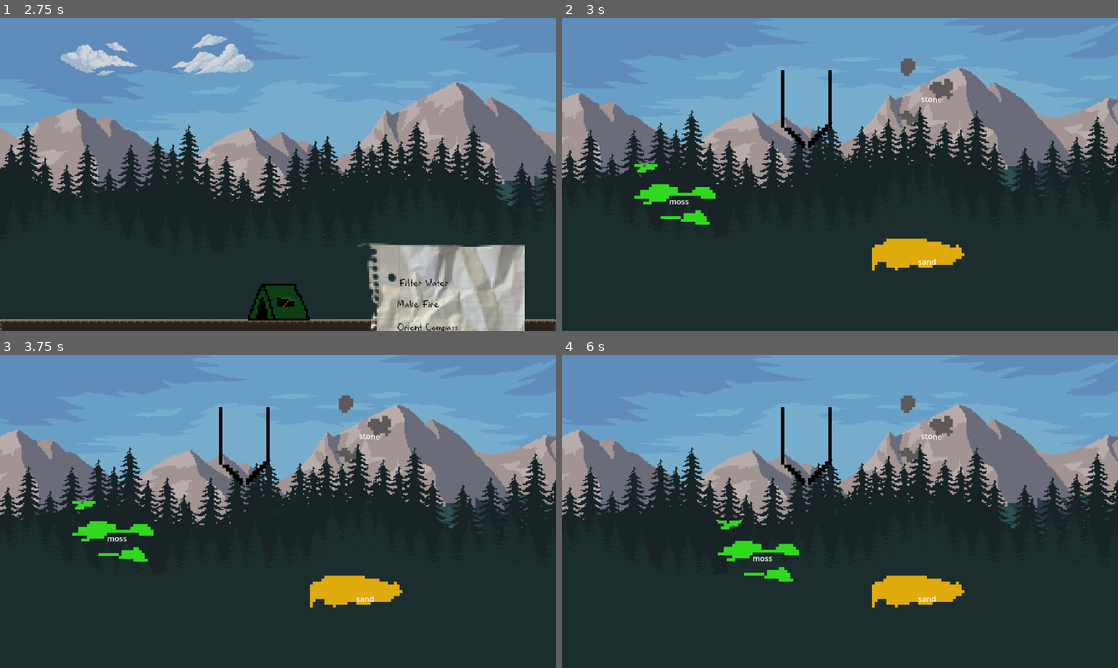
Above: before the commit, frames 1-4 (two rows, left to right).
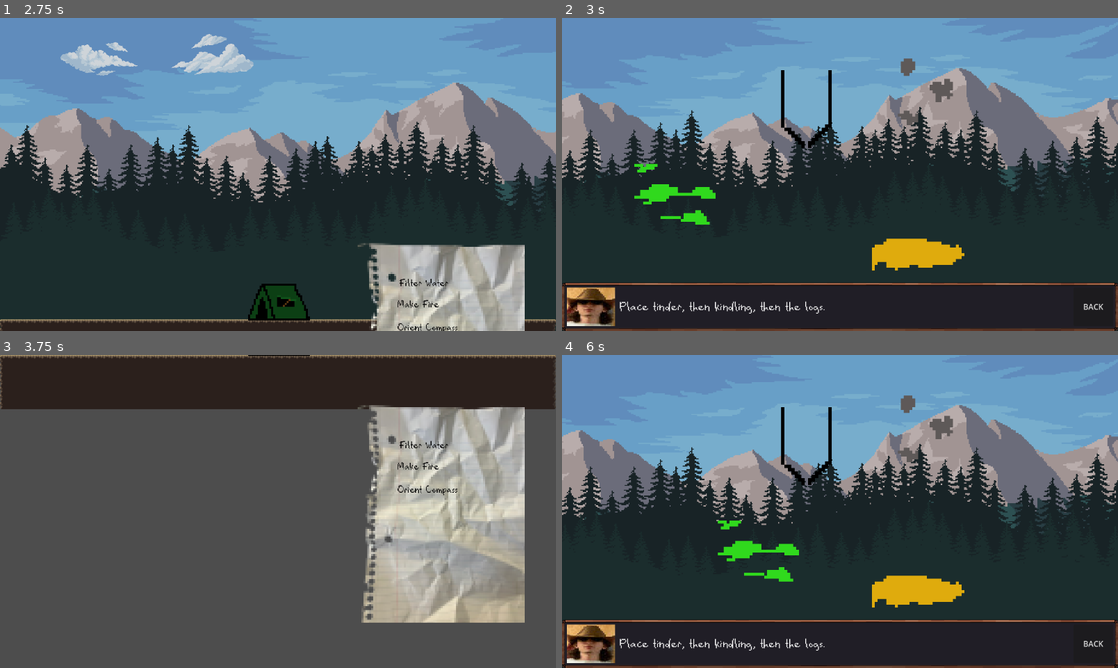
Above: after the commit, the same moments.

Repository: BenjaminWootten/Henhacks-2024
Game: Godot game, scene res://assets/UI/MainMenu.tscn
The game is run twice, just before and just after one commit, with the same random seed, the same clock (stepped at 60 frames per second) and the same inputs.
Inputs (mouse positions are in pixels of both pictures, inside the frame that each line leads up to):
- Up to frame 1 (2.75 s): click "Start" at 0.5 s; move the mouse to (400, 158) at 1.27 s; press the mouse at (400, 158) at 1.28 s; hold Right (right) 1.28-2 s; release the mouse at (400, 158) at 2 s; drag from (166, 190) to (250, 237) at 2.02 s
- Up to frame 2 (3 s): click "Filter Water" at 2.75 s
- Up to frame 3 (3.75 s): click (533, 642) at 3.5 s, where only the run after the commit has a clickable "BACK"
- Up to frame 4 (6 s): click (984, 445) at 4.25 s, where only the run after the commit has a clickable "Filter Water"; tap Enter at 5 s; move the mouse to (806, 439) at 5.02 s; press the mouse at (806, 439) at 5.03 s; hold Right (right) 5.03-5.75 s; release the mouse at (806, 439) at 5.75 s; tap Space at 5.75 s; drag from (667, 533) to (917, 592) at 5.77 s

Frame 1 is identical in both runs. In frame 2, 3.5% of the frame differs, in the area x 0-100%, y 25-100%; in frame 3, 98%, in the area x 0-100%, y 0-100%; in frame 4, 3.5%.

Commit message:
AWESOME UI UPDATE

Diff:
--- /dev/null
+++ b/assets/UI/back.gd
@@ -0,0 +1,15 @@
+extends Button
+
+
+# Called when the node enters the scene tree for the first time.
+func _ready():
+	pass # Replace with function body.
+
+
+# Called every frame. 'delta' is the elapsed time since the previous frame.
+func _process(delta):
+	pass
+
+
+func _on_pressed():
+	get_tree().change_scene_to_file("res://assets/UI/LevelSelect.tscn")
--- /dev/null
+++ b/assets/UI/bottomtray.tscn
@@ -0,0 +1,69 @@
+[gd_scene load_steps=5 format=3 uid="uid://bnwstotpwaiy8"]
+
+[ext_resource type="Texture2D" uid="uid://bse2ktj60yh1d" path="res://assets/UI/rect.png" id="1_32fv0"]
+[ext_resource type="Texture2D" uid="uid://dh3r638y3ki88" path="res://assets/UI/ranger.jpg" id="2_uifig"]
+[ext_resource type="FontFile" uid="uid://dkh5qd2vbmivp" path="res://assets/UI/Notepen.ttf" id="3_wcvsq"]
+[ext_resource type="Script" path="res://assets/UI/back.gd" id="4_5gtp1"]
+
+[node name="PanelContainer" type="Control"]
+custom_minimum_size = Vector2(0, 100)
+layout_mode = 3
+anchors_preset = 12
+anchor_top = 1.0
+anchor_right = 1.0
+anchor_bottom = 1.0
+grow_horizontal = 2
+grow_vertical = 0
+size_flags_horizontal = 3
+size_flags_vertical = 3
+
+[node name="NinePatchRect" type="NinePatchRect" parent="."]
+layout_mode = 2
+offset_right = 1152.0
+offset_bottom = 100.0
+texture = ExtResource("1_32fv0")
+patch_margin_left = 10
+patch_margin_top = 10
+patch_margin_right = 10
+patch_margin_bottom = 10
+
+[node name="HBoxContainer" type="HBoxContainer" parent="."]
+layout_mode = 2
+offset_right = 1152.0
+offset_bottom = 100.0
+theme_override_constants/separation = 0
+
+[node name="MarginContainer" type="MarginContainer" parent="HBoxContainer"]
+layout_mode = 2
+theme_override_constants/margin_left = 10
+theme_override_constants/margin_top = 10
+theme_override_constants/margin_right = 10
+theme_override_constants/margin_bottom = 10
+
+[node name="TextureRect" type="TextureRect" parent="HBoxContainer/MarginContainer"]
+custom_minimum_size = Vector2(100, 0)
+layout_mode = 2
+texture = ExtResource("2_uifig")
+
+[node name="Label" type="Label" parent="HBoxContainer"]
+custom_minimum_size = Vector2(930, 0)
+layout_mode = 2
+theme_override_fonts/font = ExtResource("3_wcvsq")
+theme_override_font_sizes/font_size = 30
+text = "Place tinder, then kindling, then the logs.
+"
+
+[node name="MarginContainer2" type="MarginContainer" parent="HBoxContainer"]
+layout_mode = 2
+size_flags_horizontal = 3
+theme_override_constants/margin_left = 10
+theme_override_constants/margin_top = 10
+theme_override_constants/margin_right = 10
+theme_override_constants/margin_bottom = 10
+
+[node name="Button" type="Button" parent="HBoxContainer/MarginContainer2"]
+layout_mode = 2
+text = "BACK"
+script = ExtResource("4_5gtp1")
+
+[connection signal="pressed" from="HBoxContainer/MarginContainer2/Button" to="HBoxContainer/MarginContainer2/Button" method="_on_pressed"]
--- a/minigames/FireGame.tscn
+++ b/minigames/FireGame.tscn
@@ -6,6 +6,7 @@
 [ext_resource type="Texture2D" uid="uid://b434tjjb2jnwa" path="res://assets/minigames/fire/rock1.png" id="4_6a56n"]
 [ext_resource type="Texture2D" uid="uid://bl0uvuxsft1i4" path="res://assets/minigames/fire/rock2.png" id="5_k12cm"]
 [ext_resource type="Texture2D" uid="uid://dsat7xljll0oj" path="res://assets/minigames/fire/rock3.png" id="6_ucbqs"]
+[ext_resource type="PackedScene" uid="uid://df10wyvwcyaao" path="res://utility/tip.tscn" id="7_dg5sc"]
 
 [sub_resource type="SpriteFrames" id="SpriteFrames_82cm6"]
 animations = [{
@@ -56,3 +57,5 @@
 
 [node name="CollisionShape2D" type="CollisionShape2D" parent="draggable_object"]
 shape = SubResource("RectangleShape2D_0i7w0")
+
+[node name="Control" parent="draggable_object" instance=ExtResource("7_dg5sc")]
--- /dev/null
+++ b/minigames/control.tscn
@@ -0,0 +1,38 @@
+[gd_scene load_steps=3 format=3 uid="uid://xd5b6a5j0l5j"]
+
+[ext_resource type="Texture2D" uid="uid://bse2ktj60yh1d" path="res://assets/UI/rect.png" id="1_5kvx5"]
+[ext_resource type="Texture2D" uid="uid://dh3r638y3ki88" path="res://assets/UI/ranger.jpg" id="2_romsy"]
+
+[node name="Control" type="Control"]
+layout_mode = 3
+anchors_preset = 15
+anchor_right = 1.0
+anchor_bottom = 1.0
+grow_horizontal = 2
+grow_vertical = 2
+
+[node name="MarginContainer2" type="MarginContainer" parent="."]
+layout_mode = 0
+offset_right = 40.0
+offset_bottom = 40.0
+
+[node name="NinePatchRect" type="NinePatchRect" parent="MarginContainer2"]
+layout_mode = 2
+texture = ExtResource("1_5kvx5")
+patch_margin_left = 10
+patch_margin_top = 10
+patch_margin_right = 10
+patch_margin_bottom = 10
+
+[node name="Sprite2D" type="Sprite2D" parent="MarginContainer2"]
+position = Vector2(7, 7)
+scale = Vector2(0.811257, 0.631484)
+texture = ExtResource("2_romsy")
+centered = false
+
+[node name="MarginContainer" type="MarginContainer" parent="MarginContainer2"]
+layout_mode = 2
+theme_override_constants/margin_left = 10
+theme_override_constants/margin_top = 10
+theme_override_constants/margin_right = 10
+theme_override_constants/margin_bottom = 10
--- a/minigames/waterPurifier.gd
+++ b/minigames/waterPurifier.gd
@@ -4,6 +4,8 @@
 @onready var stone=$stone
 @onready var moss=$moss
 @onready var bottle_sprite=$bottle/AnimatedSprite2D
+@onready var box=$Control
+@onready var label=$Control/MarginContainer/MarginContainer/Label
 
 func _on_moss_area_entered(area):
 	if bottle_sprite.frame == 0:
@@ -19,3 +21,13 @@
 	if bottle_sprite.frame == 2:
 		stone.visible = false
 		bottle_sprite.frame = 3
+
+
+func _on_stone_mouse_entered():
+	print(box)
+	box.visible=true
+	label.text="stones"
+
+
+func _on_stone_mouse_exited():
+	box.visible=false
--- a/minigames/waterPurifier.tscn
+++ b/minigames/waterPurifier.tscn
@@ -13,6 +13,8 @@
 [ext_resource type="Texture2D" uid="uid://bfrhqdphp4lco" path="res://assets/minigames/water purifier/moss.png" id="7_h6jnw"]
 [ext_resource type="Texture2D" uid="uid://l8pdg6wficxu" path="res://assets/minigames/water purifier/sand.png" id="8_23emf"]
 [ext_resource type="Texture2D" uid="uid://c27rotpqs48og" path="res://assets/minigames/water purifier/stone.png" id="9_c1whs"]
+[ext_resource type="PackedScene" uid="uid://df10wyvwcyaao" path="res://utility/tip.tscn" id="14_6reow"]
+[ext_resource type="PackedScene" uid="uid://bnwstotpwaiy8" path="res://assets/UI/bottomtray.tscn" id="15_xh53m"]
 
 [sub_resource type="SpriteFrames" id="SpriteFrames_g60k8"]
 animations = [{
@@ -104,11 +106,6 @@
 scale = Vector2(6, 6)
 texture = ExtResource("7_h6jnw")
 
-[node name="Label" type="Label" parent="moss"]
-offset_right = 40.0
-offset_bottom = 23.0
-text = "moss"
-
 [node name="sand" parent="." instance=ExtResource("6_4uu51")]
 position = Vector2(738, 493)
 collision_layer = 2
@@ -120,11 +117,6 @@
 [node name="Sprite2D" type="Sprite2D" parent="sand"]
 scale = Vector2(6, 6)
 texture = ExtResource("8_23emf")
-
-[node name="Label" type="Label" parent="sand"]
-offset_right = 40.0
-offset_bottom = 23.0
-text = "sand"
 
 [node name="stone" parent="." instance=ExtResource("6_4uu51")]
 position = Vector2(744, 156)
@@ -138,11 +130,15 @@
 scale = Vector2(4.08001, 4.08001)
 shape = SubResource("CircleShape2D_he26c")
 
-[node name="Label" type="Label" parent="stone"]
-offset_right = 40.0
-offset_bottom = 23.0
-rotation = 0.0189769
-text = "stone"
+[node name="Control" parent="." instance=ExtResource("14_6reow")]
+offset_left = 364.0
+offset_top = 460.0
+offset_right = 364.0
+offset_bottom = 460.0
+
+[node name="PanelContainer" parent="." instance=ExtResource("15_xh53m")]
+offset_top = 548.0
+offset_bottom = 648.0
 
 [connection signal="area_entered" from="bottle" to="." method="_on_bottle_area_entered"]
 [connection signal="area_entered" from="bottle" to="bottle" method="_on_area_entered"]
@@ -150,3 +146,5 @@
 [connection signal="area_entered" from="moss" to="." method="_on_moss_area_entered"]
 [connection signal="area_entered" from="sand" to="." method="_on_sand_area_entered"]
 [connection signal="area_entered" from="stone" to="." method="_on_stone_area_entered"]
+[connection signal="mouse_entered" from="stone" to="." method="_on_stone_mouse_entered"]
+[connection signal="mouse_exited" from="stone" to="." method="_on_stone_mouse_exited"]
--- a/utility/tip.tscn
+++ b/utility/tip.tscn
@@ -4,6 +4,7 @@
 [ext_resource type="FontFile" uid="uid://dkh5qd2vbmivp" path="res://assets/UI/Notepen.ttf" id="2_16cwy"]
 
 [node name="Control" type="Control"]
+visible = false
 layout_mode = 3
 anchors_preset = 15
 anchor_right = 1.0
Binary file added: assets/UI/back/BACK.png
Not shown, added: assets/UI/back/BACK.png.import
Binary file added: assets/UI/back/hover.png
Not shown, added: assets/UI/back/hover.png.import
Binary file added: assets/UI/ranger.jpg
Not shown, added: assets/UI/ranger.jpg.import
Not shown: 1 places in minigames/FireGame.tscn that only renumber resources
Not shown: 1 places in minigames/waterPurifier.tscn that only renumber resources
